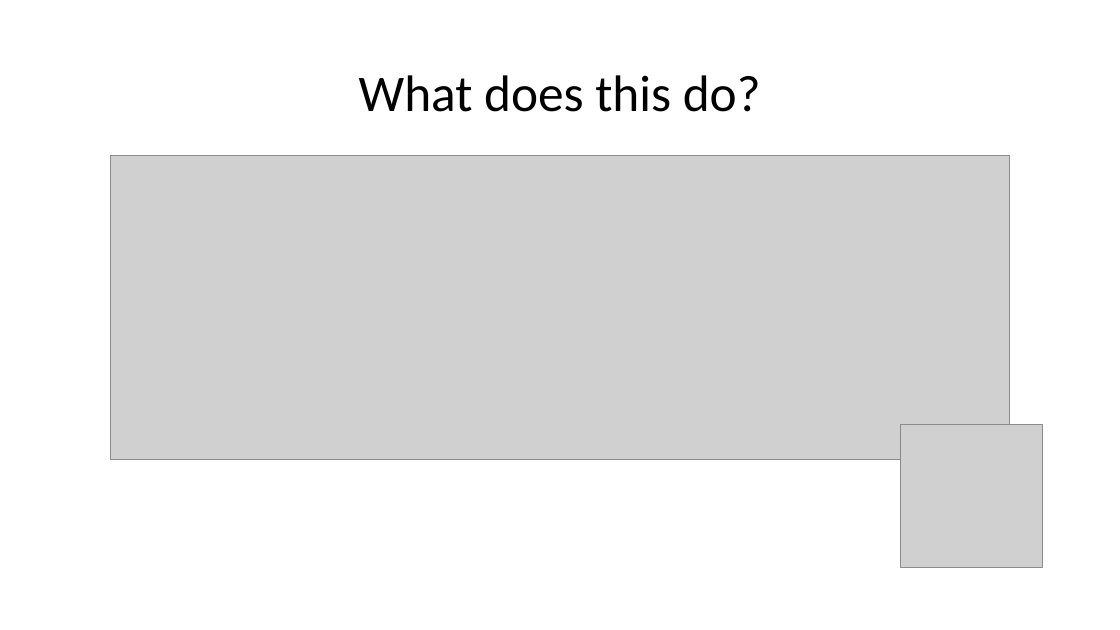
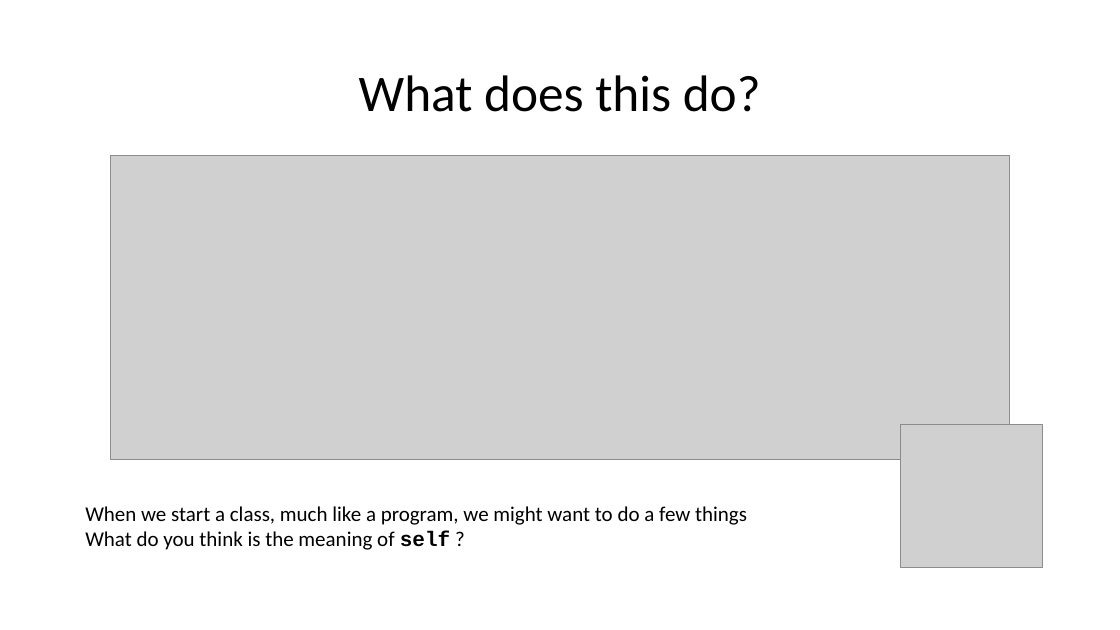
Before and after one commit to wilkotom/python_examples, a slide deck: slide 7 of Python Level 2/Lesson 3/Session 3.pptx (slide 6 before the commit). Drawn at 1120x630 pixels with LibreOffice and Linux fonts; fonts in the diff are those of the drawing; grey boxes stand for pictures. Boxes give left, top, right and bottom in pixels: in the first picture for what was removed or moved away, otherwise in the second. Text is boxed around its words. In the diff, an @@ line names an element or a change of style, - is before the commit and + after.

```diff
--- a/Python Level 2/Lesson 3/Session 3.pptx
+++ b/Python Level 2/Lesson 3/Session 3.pptx
@@ text added at box(85, 506, 747, 550), 18 pt, text #000000 @@
+When we start a class, much like a program, we might want to do a few things
+What do you think is the meaning of self ?
```
Also in this commit, not shown: 2 other slides changed, 1 slide added, 3 other files.
